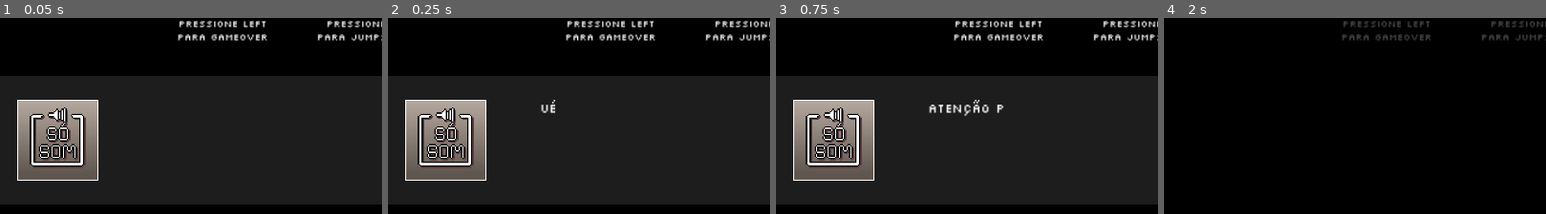
Above: before the commit, frames 1-4 (left to right).
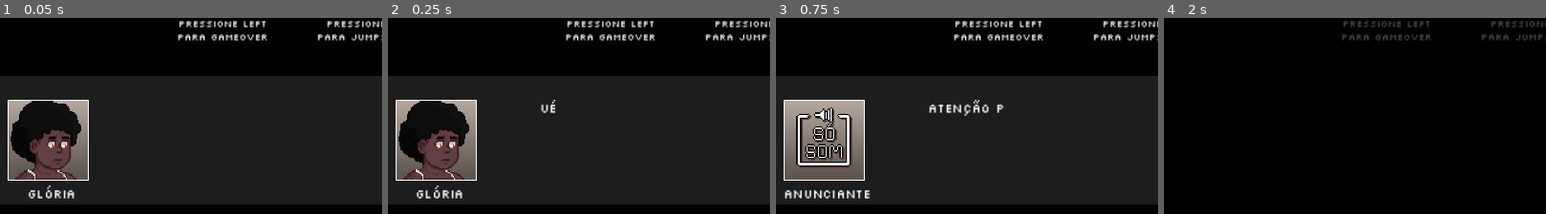
Above: after the commit, the same moments.

Repository: nawarian/imobilidade-urbana
Game: Godot game, scene res://scenes/gameplay/gameplay.tscn
The game is run twice, just before and just after one commit, with the same random seed, the same clock (stepped at 60 frames per second) and the same inputs. This scene is started directly instead of the project's main scene.
Inputs:
- Up to frame 1 (0.05 s): no input
- Up to frame 2 (0.25 s): no input
- Up to frame 3 (0.75 s): tap Enter (ui_accept) at 0.5 s; hold Right (ui_right) from 0.53 s (still down)
- Up to frame 4 (2 s): tap Enter (ui_accept) at 0.77, 1.25, 1.52 s; release Right (ui_right) at 1.28 s; hold Left (ui_left) from 1.28 s (still down)
The pictures show only the part of the screen within x 2-52%, y 50-100%; the shares and areas given below are measured in that part.

The runs differ from the first frame. In frame 1, 7.8% of the frame differs, in the area x 2-26%, y 41-93%; in frame 2, 7.8%; in frame 3, 6.3%; in frame 4, nothing differs.

Commit message:
feat(dialogue) show avatar based on translations

Diff:
--- a/lang/translations.csv
+++ b/lang/translations.csv
@@ -5,6 +5,8 @@
 "intro.text.1","[center]Enquanto uma parte da população dorme, outra volta pra casa no trenzão que rasga o silêncio da noite[/center]","[center]While a some citizens sleep, another returns to their homes in the train that cuts the silence of the night[/center]"
 "intro.text.2","[center]Até que...[/center]","[center]Until...[/center]"
 "intro.monolog.0.speaker", "Glória", "Gloria"
+"intro.monolog.0.avatar", "retrato_player.png", "retrato_player.png"
 "intro.monolog.0.text", "Ué... não acredito que essa porcaria de trem vai parar logo agora!", "I can't believe this train will stop now!"
 "intro.monolog.1.speaker", "Anunciante", "Announcer"
+"intro.monolog.1.avatar", "retrato_anunciante.png", "retrato_anunciante.png"
 "intro.monolog.1.text", "Atenção passageiros! Devido a uma falha técnica, o trem não seguirá viagem. Pedimos a todos qu …(402 unchanged characters)…
--- a/systems/dialogue/dialogue.gd
+++ b/systems/dialogue/dialogue.gd
@@ -9,6 +9,8 @@
 @export var total_messages: int
 
 @onready var label: RichTextLabel = $TextContainer/RichTextLabel
+@onready var avatar_label: RichTextLabel = $AvatarContainer/Control/AvatarName
+@onready var avatar_rect: TextureRect = $AvatarContainer/AvatarImage
 @onready var tick_sfx: AudioStreamPlayer2D = $TextContainer/CharacterTickSfx
 
 var tween: Tween
@@ -51,9 +53,14 @@
 
 	var label_text = "%s.%d.text" % [dialogue_prefix_key, current_line]
 	var speaker_text = "%s.%d.speaker" % [dialogue_prefix_key, current_line]
+	var avatar_img = load("res://systems/dialogue/avatars/%s" % [
+		TranslationServer.translate("%s.%d.avatar" % [dialogue_prefix_key, current_line]).trim_prefix(" ")
+	])
 
 	emit_signal("next_sentence", label_text, speaker_text, current_line)
 	label.text = label_text
+	avatar_label.text = "[center]%s[/center]" % [TranslationServer.translate(speaker_text)]
+	avatar_rect.texture = avatar_img
 	label.visible_ratio = 0
 
 	sfx_tween = create_tween()
--- a/systems/dialogue/dialogue_container.tscn
+++ b/systems/dialogue/dialogue_container.tscn
@@ -23,16 +23,36 @@
 anchors_preset = 15
 anchor_right = 1.0
 anchor_bottom = 1.0
-offset_right = -1032.0
+offset_right = -1064.0
 grow_horizontal = 2
 grow_vertical = 2
 theme = SubResource("Theme_nd2gr")
 
-[node name="TextureRect" type="TextureRect" parent="AvatarContainer"]
+[node name="AvatarImage" type="TextureRect" parent="AvatarContainer"]
 layout_mode = 2
 texture = ExtResource("1_4k6ri")
 expand_mode = 2
 stretch_mode = 5
+
+[node name="Control" type="Control" parent="AvatarContainer"]
+layout_mode = 2
+
+[node name="AvatarName" type="RichTextLabel" parent="AvatarContainer/Control"]
+layout_mode = 1
+anchors_preset = 7
+anchor_left = 0.5
+anchor_top = 1.0
+anchor_right = 0.5
+anchor_bottom = 1.0
+offset_left = -84.0
+offset_top = 9.0
+offset_right = 84.0
+offset_bottom = 35.0
+grow_horizontal = 2
+grow_vertical = 0
+bbcode_enabled = true
+fit_content = true
+scroll_active = false
 
 [node name="TextContainer" type="MarginContainer" parent="."]
 layout_mode = 1
Binary file changed: lang/translations.en.translation
Binary file changed: lang/translations.pt_BR.translation
